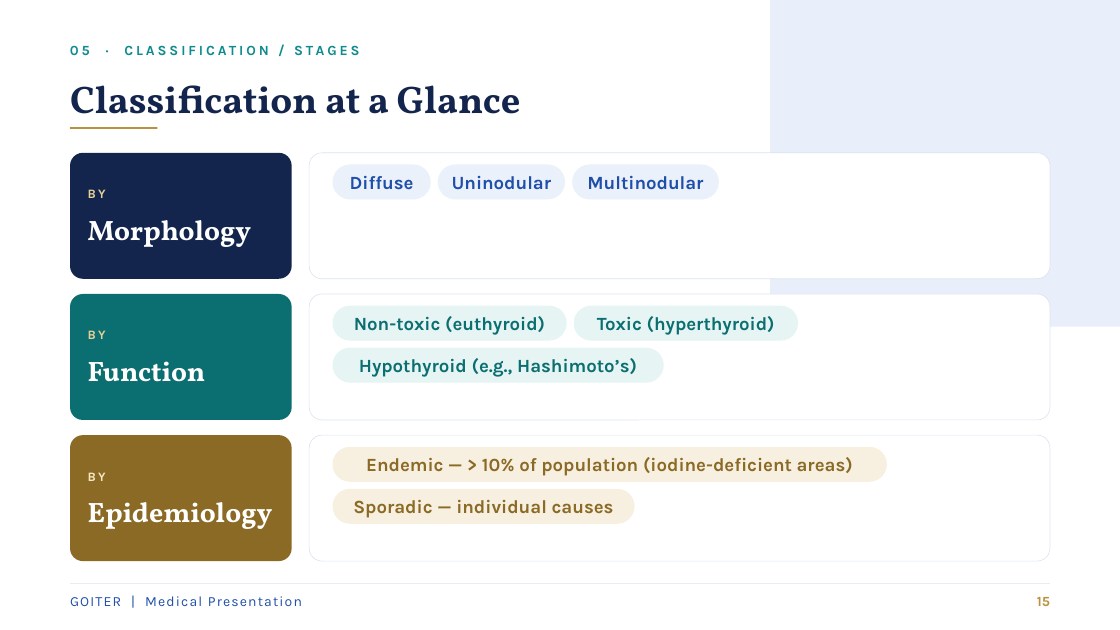
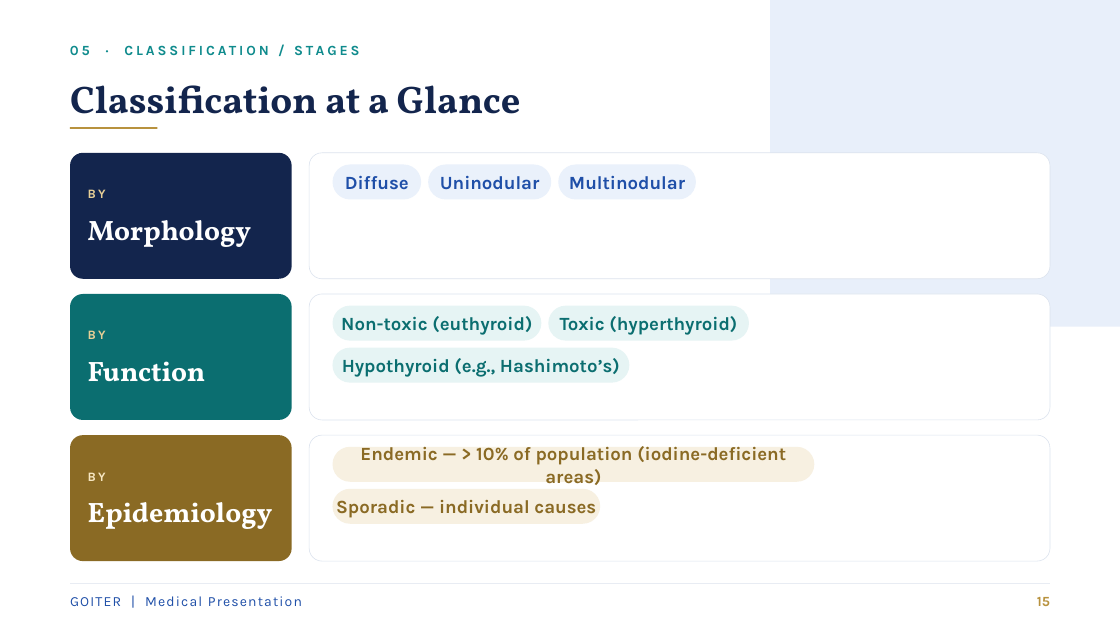
Before and after one commit to amrkarm548-ops/DSLIDES, a slide deck: slide 15 of Goiter_Presentation.pptx. Drawn at 1120x630 pixels with LibreOffice and Linux fonts; fonts in the diff are those of the drawing. Boxes give left, top, right and bottom in pixels: in the first picture for what was removed or moved away, otherwise in the second. Text is boxed around its words. In the diff, an @@ line names an element or a change of style, - is before the commit and + after.

Commit message:
Fix text overflow: real-font text measurement, shrink-to-fit text frames, one-line font scaling

```diff
--- a/Goiter_Presentation.pptx
+++ b/Goiter_Presentation.pptx
@@ text "Diffuse": place and size @@
-text "Diffuse" at (350, 176, 414, 190)
+text "Diffuse" at (345, 176, 409, 190)
@@ rounded rectangle: place and size @@
-rounded rectangle at (333, 165, 431, 200)
+rounded rectangle at (333, 165, 422, 200)
@@ text "Uninodular": place and size @@
-text "Uninodular" at (452, 176, 552, 190)
+text "Uninodular" at (440, 176, 540, 190)
@@ rounded rectangle: place and size @@
-rounded rectangle at (438, 165, 565, 200)
+rounded rectangle at (429, 165, 552, 200)
@@ text "Multinodular": place and size @@
-text "Multinodular" at (587, 176, 703, 190)
+text "Multinodular" at (569, 176, 685, 190)
@@ rounded rectangle: place and size @@
-rounded rectangle at (572, 165, 719, 200)
+rounded rectangle at (559, 165, 697, 200)
@@ text "Non-toxic (euthyroid)": place and size @@
-text "Non-toxic (euthyroid)" at (354, 316, 545, 335)
+text "Non-toxic (euthyroid)" at (341, 316, 532, 335)
@@ rounded rectangle: place and size @@
-rounded rectangle at (333, 306, 567, 341)
+rounded rectangle at (333, 306, 542, 341)
@@ text "Toxic (hyperthyroid)": place and size @@
-text "Toxic (hyperthyroid)" at (597, 316, 775, 335)
+text "Toxic (hyperthyroid)" at (560, 316, 737, 335)
@@ rounded rectangle: place and size @@
-rounded rectangle at (574, 306, 798, 341)
+rounded rectangle at (549, 306, 749, 341)
@@ text "Hypothyroid (e.g., Hashimoto’s)": place and size @@
-text "Hypothyroid (e.g., Hashimoto’s)" at (359, 358, 637, 377)
+text "Hypothyroid (e.g., Hashimoto’s)" at (342, 358, 620, 377)
@@ rounded rectangle: place and size @@
-rounded rectangle at (333, 348, 664, 383)
+rounded rectangle at (333, 348, 629, 383)
@@ text "Endemic — > 10% of ..." rewrapped from (366, 457, 853, 476) to (360, 446, 786, 485) @@
@@ rounded rectangle: place and size @@
-rounded rectangle at (333, 447, 887, 482)
+rounded rectangle at (333, 447, 815, 482)
@@ text "Sporadic — individual causes": place and size @@
-text "Sporadic — individual causes" at (353, 500, 614, 518)
+text "Sporadic — individual causes" at (336, 500, 596, 518)
@@ rounded rectangle: place and size @@
-rounded rectangle at (333, 489, 635, 524)
+rounded rectangle at (333, 489, 601, 524)
```
Also in this commit, not shown: 15 other slides changed.
